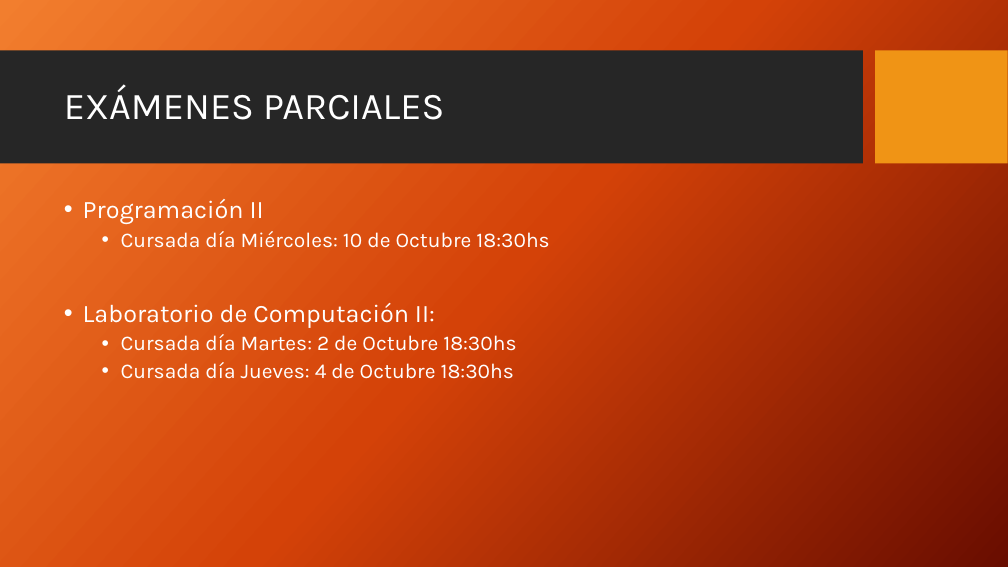
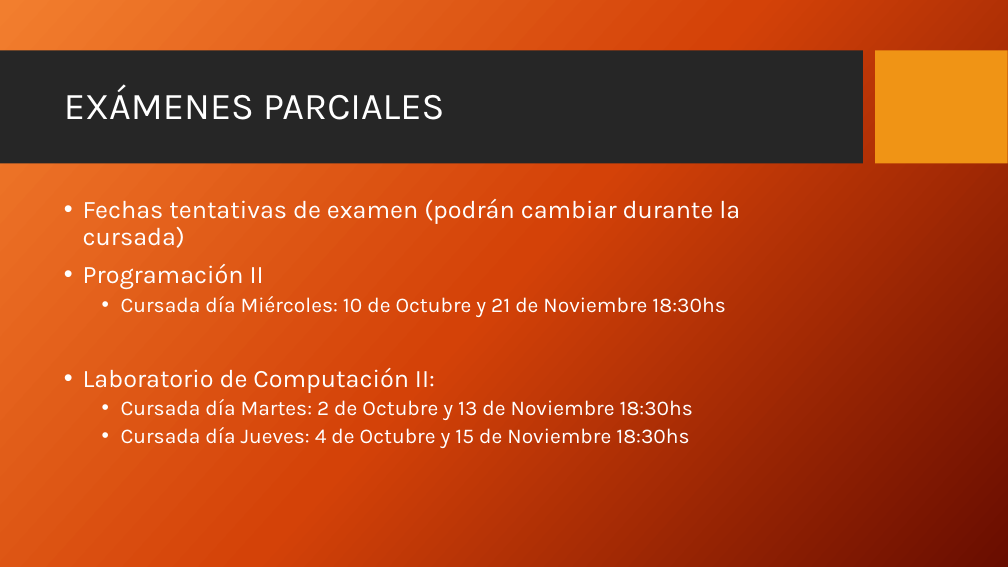
Before and after one commit to FedeDavila1984/utn_prog_y_lab_II, a slide deck: slide 6 of PPTs/Programación y Laboratorio II-201808.pptx. Drawn at 1008x567 pixels with LibreOffice and Linux fonts; fonts in the diff are those of the drawing; background and template pictures are left out. Boxes give left, top, right and bottom in pixels: in the first picture for what was removed or moved away, otherwise in the second. Text is boxed around its words. In the diff, an @@ line names an element or a change of style, - is before the commit and + after.

Commit message:
20180821

```diff
--- a/PPTs/Programación y Laboratorio II-201808.pptx
+++ b/PPTs/Programación y Laboratorio II-201808.pptx
@@ text at [83, 199, 740, 248]: paragraph added @@
+• Fechas tentativas de examen (podrán cambiar durante la cursada)
@@ text at [121, 296, 725, 317]: text changed @@
-  • Cursada día Miércoles: 10 de Octubre 18:30hs
+  • Cursada día Miércoles: 10 de Octubre y 21 de Noviembre 18:30hs
@@ text at [121, 399, 693, 448]: text changed @@
-  • Cursada día Martes: 2 de Octubre 18:30hs
-  • Cursada día Jueves: 4 de Octubre 18:30hs
+  • Cursada día Martes: 2 de Octubre y 13 de Noviembre 18:30hs
+  • Cursada día Jueves: 4 de Octubre y 15 de Noviembre 18:30hs
```
